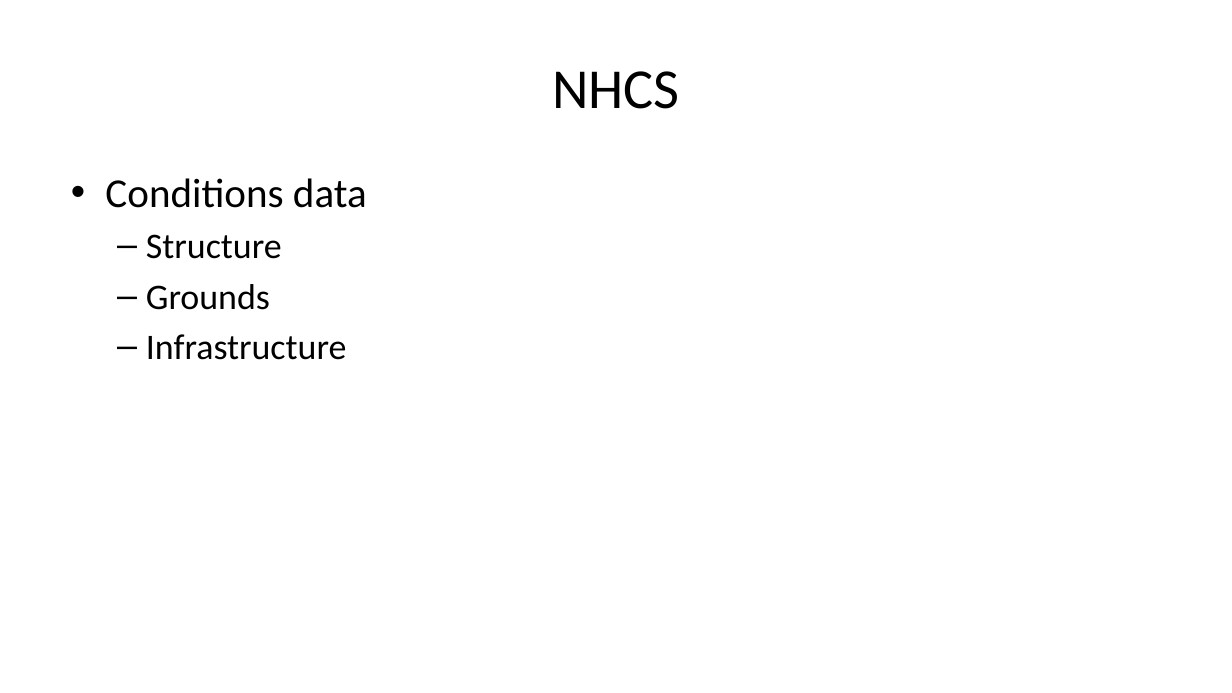
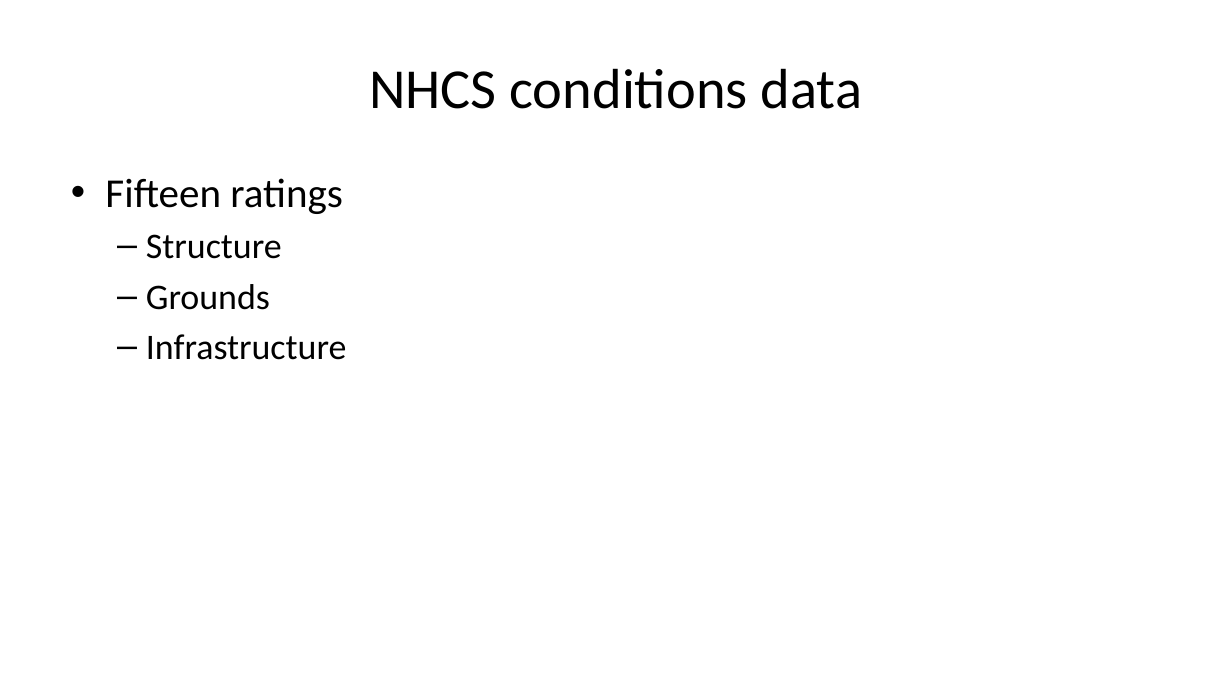
Before and after one commit to pmean/talks, a slide deck: slide 8 of nhcs/seattle-talk.pptx (slide 4 before the commit). Drawn at 1232x693 pixels with LibreOffice and Linux fonts; fonts in the diff are those of the drawing. Boxes give left, top, right and bottom in pixels: in the first picture for what was removed or moved away, otherwise in the second. Text is boxed around its words. In the diff, an @@ line names an element or a change of style, - is before the commit and + after.

```diff
--- a/nhcs/seattle-talk.pptx
+++ b/nhcs/seattle-talk.pptx
@@ title at [369, 68, 862, 109]: text changed @@
-NHCS
+NHCS conditions data
@@ text at [105, 178, 343, 214]: text changed @@
-• Conditions data
+• Fifteen ratings
```
Also in this commit, not shown: 10 other slides changed, 5 slides added, 1 slide removed, 2 other files.
